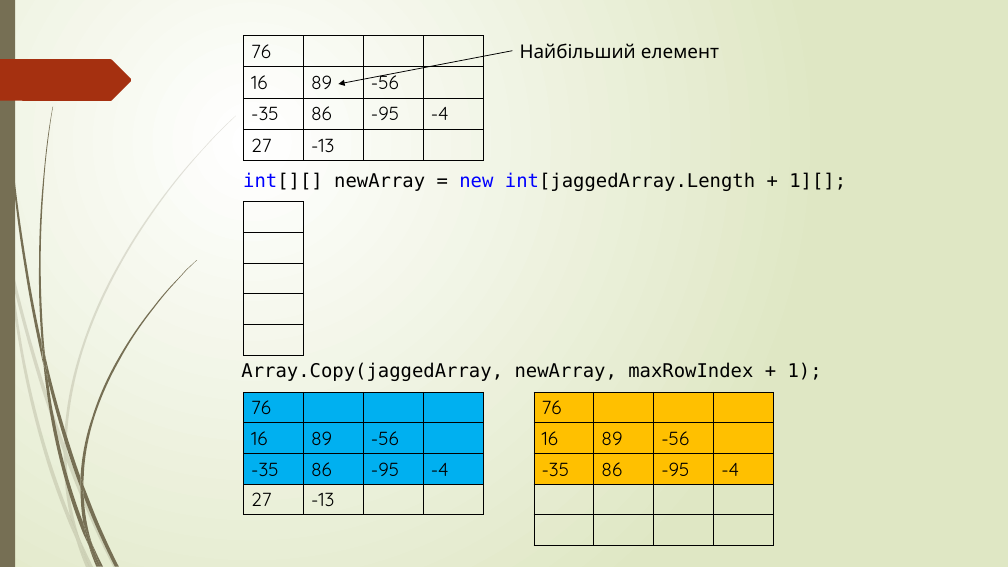
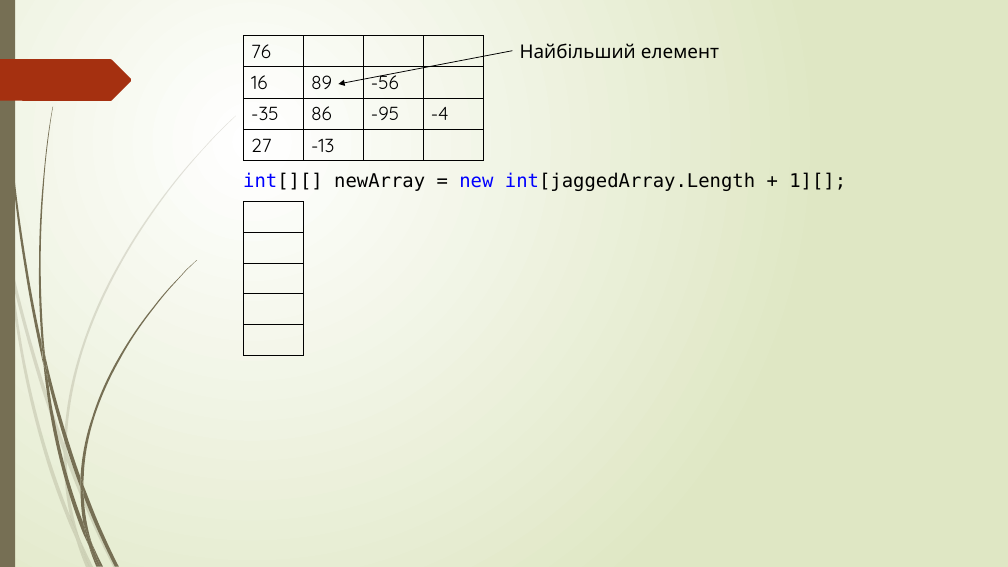
Before and after one commit to SaltRoBias/Laba-3, a slide deck: slide 8 of Діаграмма посилань.pptx. Drawn at 1008x567 pixels with LibreOffice and Linux fonts; fonts in the diff are those of the drawing. Boxes give left, top, right and bottom in pixels: in the first picture for what was removed or moved away, otherwise in the second. Text is boxed around its words. In the diff, an @@ line names an element or a change of style, - is before the commit and + after.

```diff
--- a/Діаграмма посилань.pptx
+++ b/Діаграмма посилань.pptx
@@ text removed at box(241, 362, 822, 381) @@
-Array.Copy(jaggedArray, newArray, maxRowIndex + 1);
@@ table removed at box(243, 392, 482, 515), 4 rows, 4 columns @@
-76 |  |  | 
-16 | 89 | -56 | 
--35 | 86 | -95 | -4
-27 | -13 |  | 
@@ table removed at box(534, 392, 773, 546), 5 rows, 4 columns @@
-76 |  |  | 
-16 | 89 | -56 | 
--35 | 86 | -95 | -4
- |  |  | 
- |  |  | 
```
Also in this commit, not shown: 2 other slides changed, 3 slides added, 7 other files.
